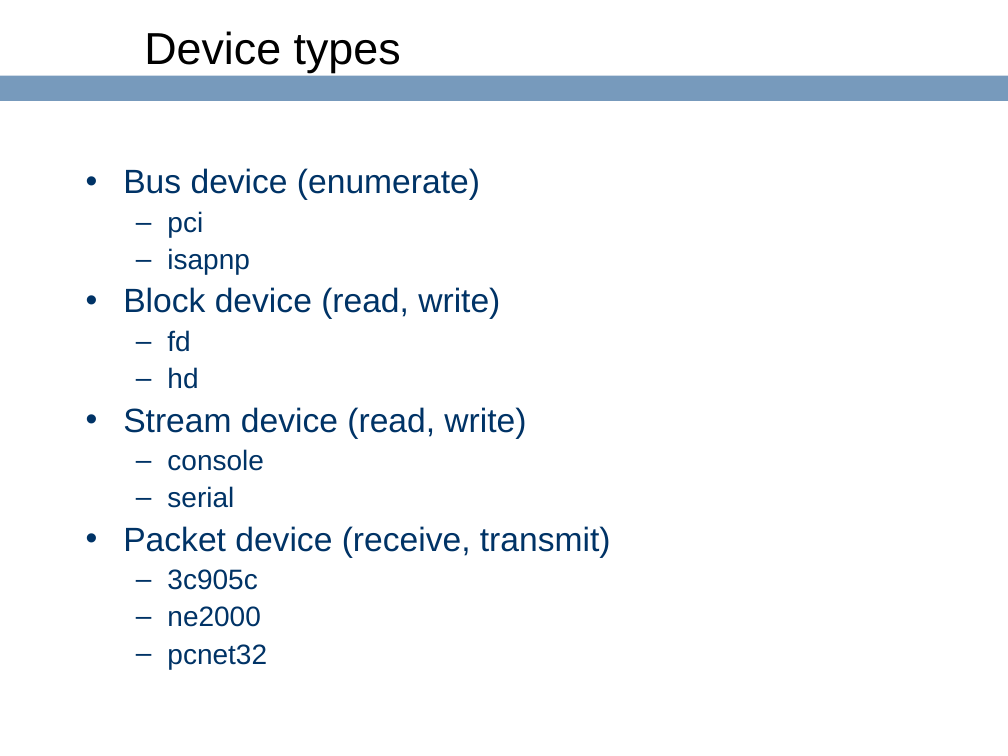
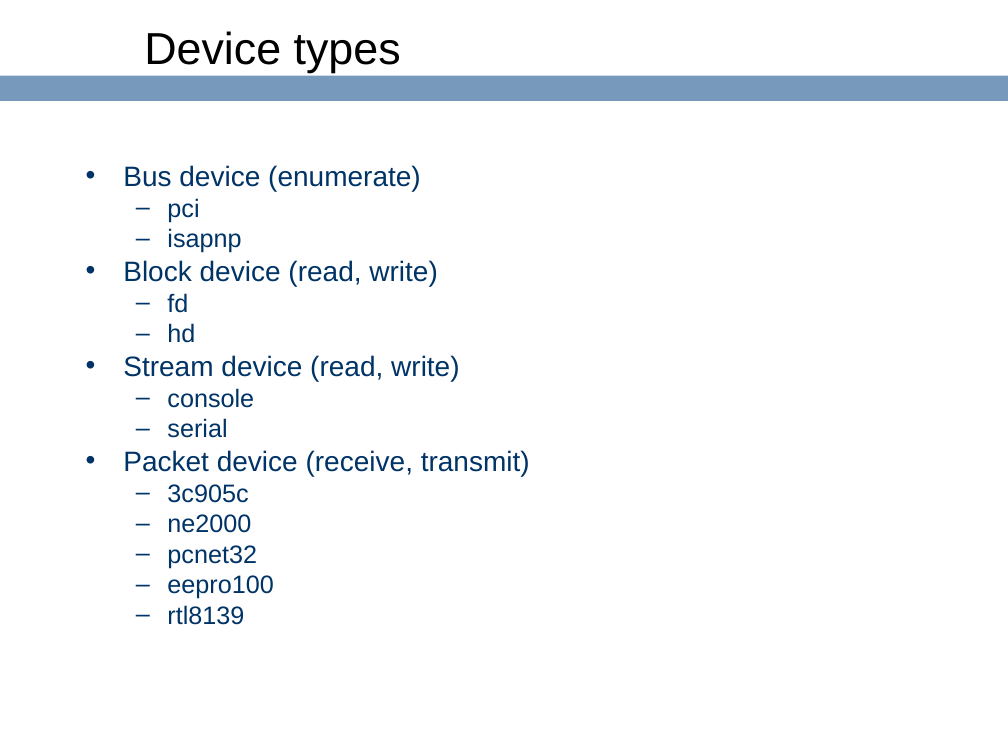
Before and after one commit to ringgaard/sanos, a slide deck: slide 57 of doc/sanostech.ppt. Drawn at 1008x756 pixels with LibreOffice and Linux fonts; fonts in the diff are those of the drawing; background and template pictures are left out. Boxes give left, top, right and bottom in pixels: in the first picture for what was removed or moved away, otherwise in the second. Text is boxed around its words. In the diff, an @@ line names an element or a change of style, - is before the commit and + after.

```diff
--- a/doc/sanostech.ppt
+++ b/doc/sanostech.ppt
@@ text at bbox=[123, 165, 530, 568]: size 24 to 20 pt in "Bus device (enumerate)", "Block device (read, write)", "Stream device (read, write)", "Packet device (receive, transmit)"; size 20 to 18 pt in "pci", "isapnp", "fd", "hd" and 5 more places; line spacing 0.9 to 0.8; less space between paragraphs @@
@@ text at bbox=[167, 575, 273, 625]: paragraphs added @@
+  – eepro100
+  – rtl8139
```
Also in this commit, not shown: 9 other slides changed.
